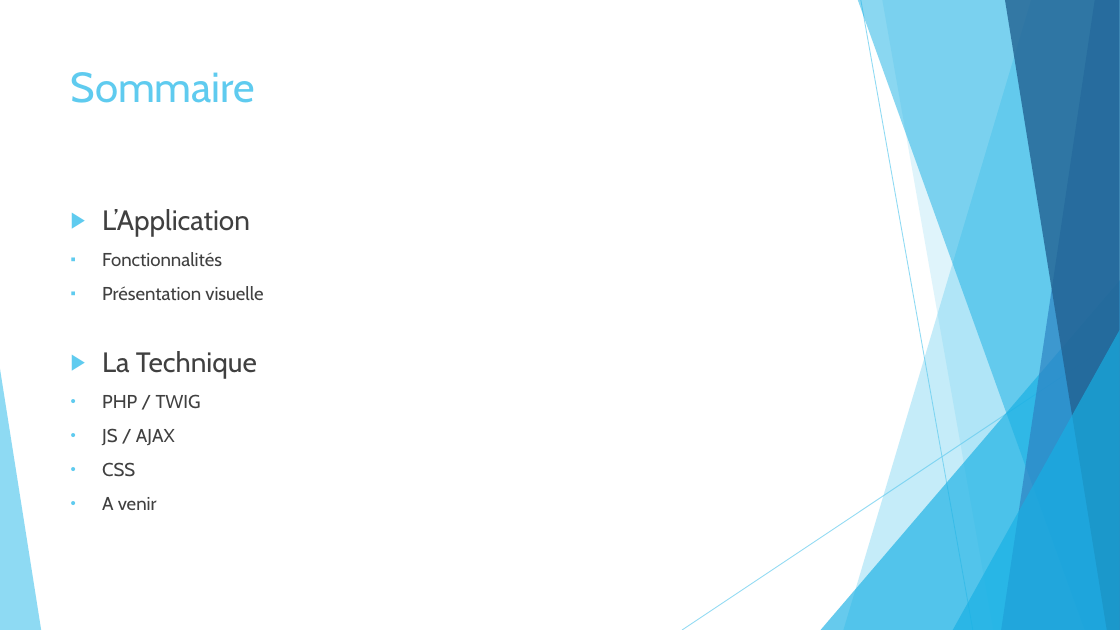
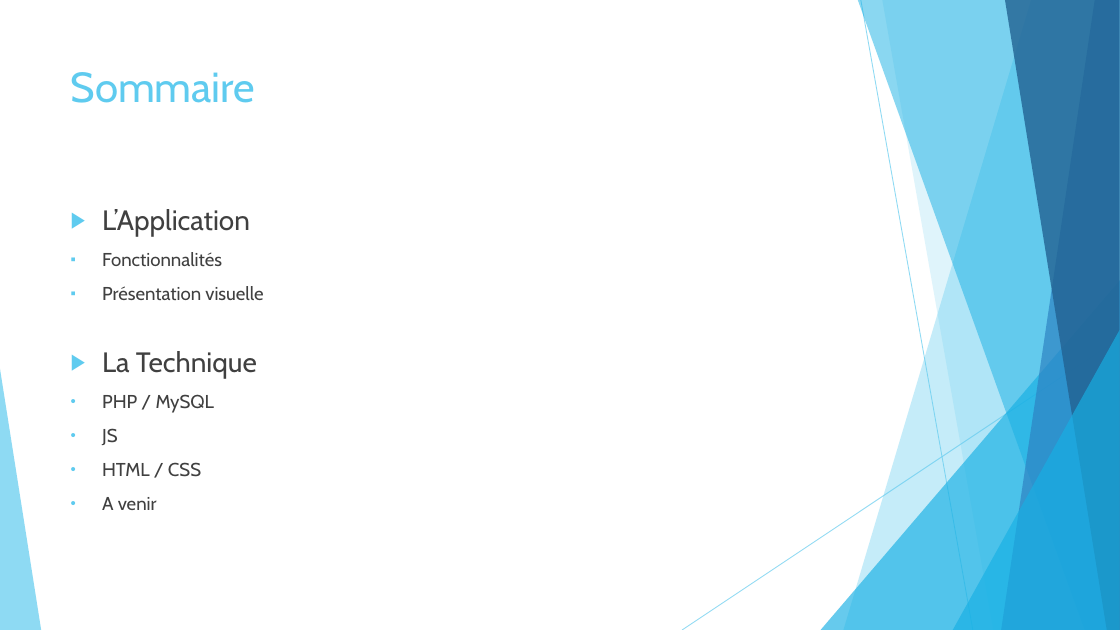
Before and after one commit to Eleven113/MyTeamStats, a slide deck: slide 2 of MyTeamStats_presentation.pptx (slide 3 before the commit). Drawn at 1120x630 pixels with LibreOffice and Linux fonts; fonts in the diff are those of the drawing. Boxes give left, top, right and bottom in pixels: in the first picture for what was removed or moved away, otherwise in the second. Text is boxed around its words. In the diff, an @@ line names an element or a change of style, - is before the commit and + after.

```diff
--- a/MyTeamStats_presentation.pptx
+++ b/MyTeamStats_presentation.pptx
@@ text at <box>102,394,215,477</box>: text changed @@
-• PHP / TWIG
-• JS / AJAX
-• CSS
+• PHP / MySQL
+• JS
+• HTML / CSS
```
Also in this commit, not shown: 6 slides added, 1 slide removed, 43 other files.
